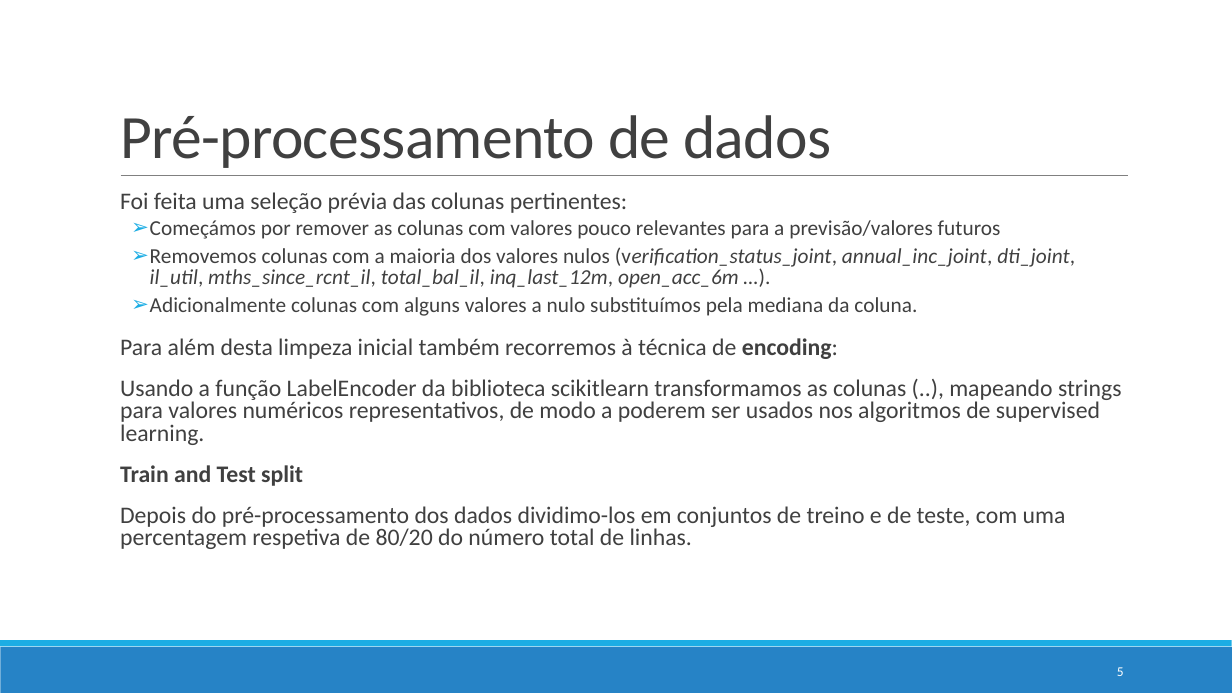
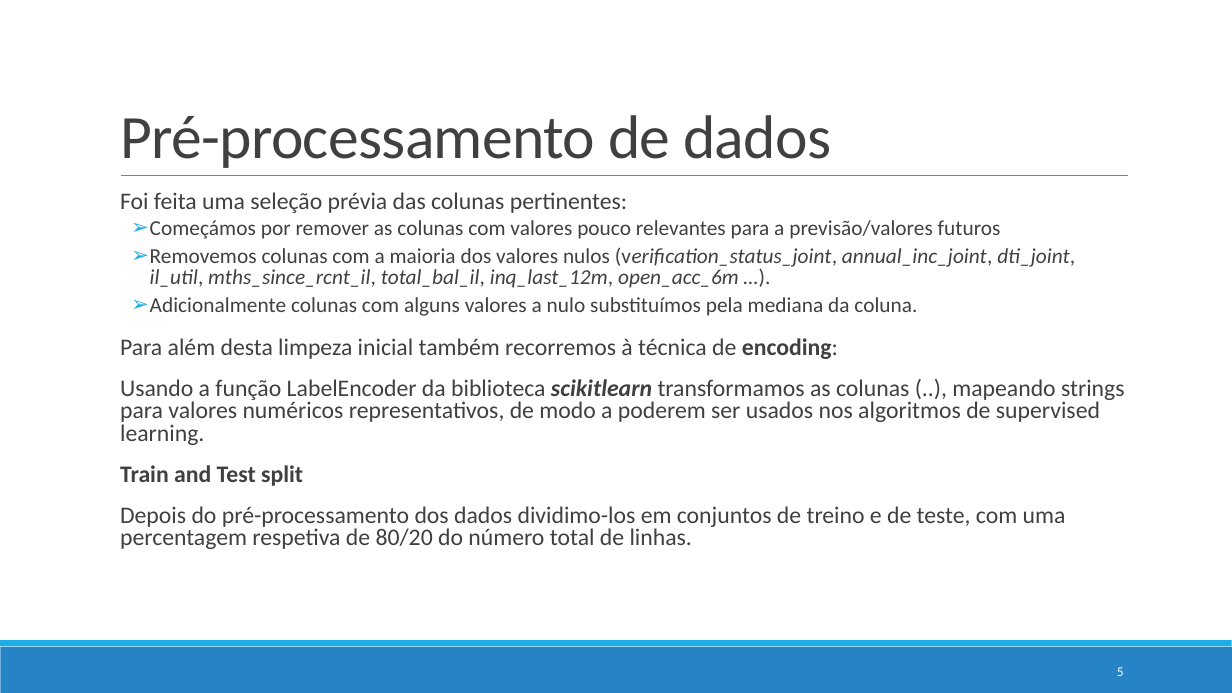
Before and after one commit to pedrovponte/IART-g39, a slide deck: slide 5 of proj2/docs/finalpresentation.pptx. Drawn at 1232x693 pixels with LibreOffice and Linux fonts; fonts in the diff are those of the drawing. Boxes give left, top, right and bottom in pixels: in the first picture for what was removed or moved away, otherwise in the second. Text is boxed around its words. In the diff, an @@ line names an element or a change of style, - is before the commit and + after.

```diff
--- a/proj2/docs/finalpresentation.pptx
+++ b/proj2/docs/finalpresentation.pptx
@@ text at (120,379,1125,445): bold on, italic on in "scikitlearn" @@
```
Also in this commit, not shown: 4 other slides changed.
